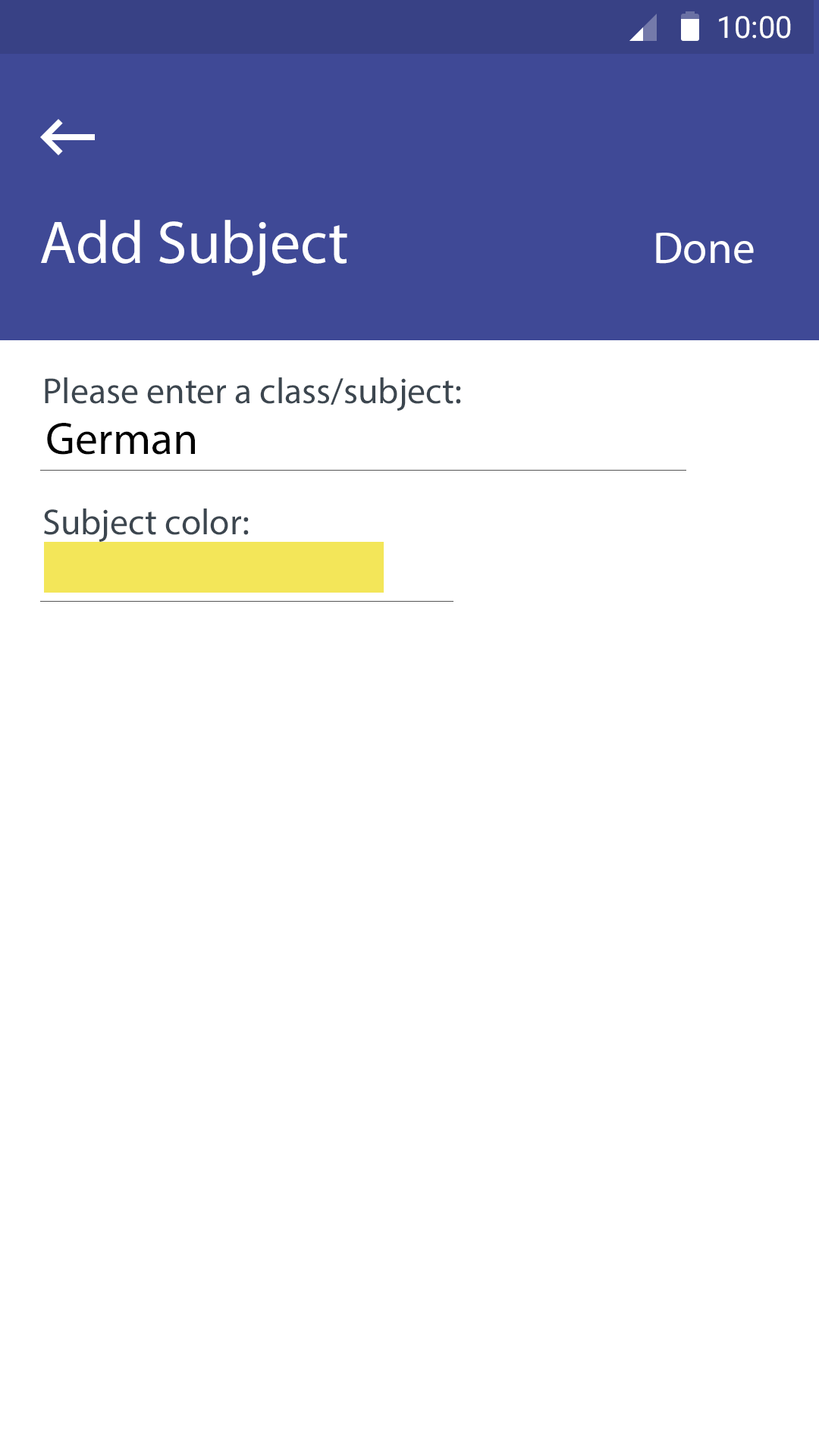
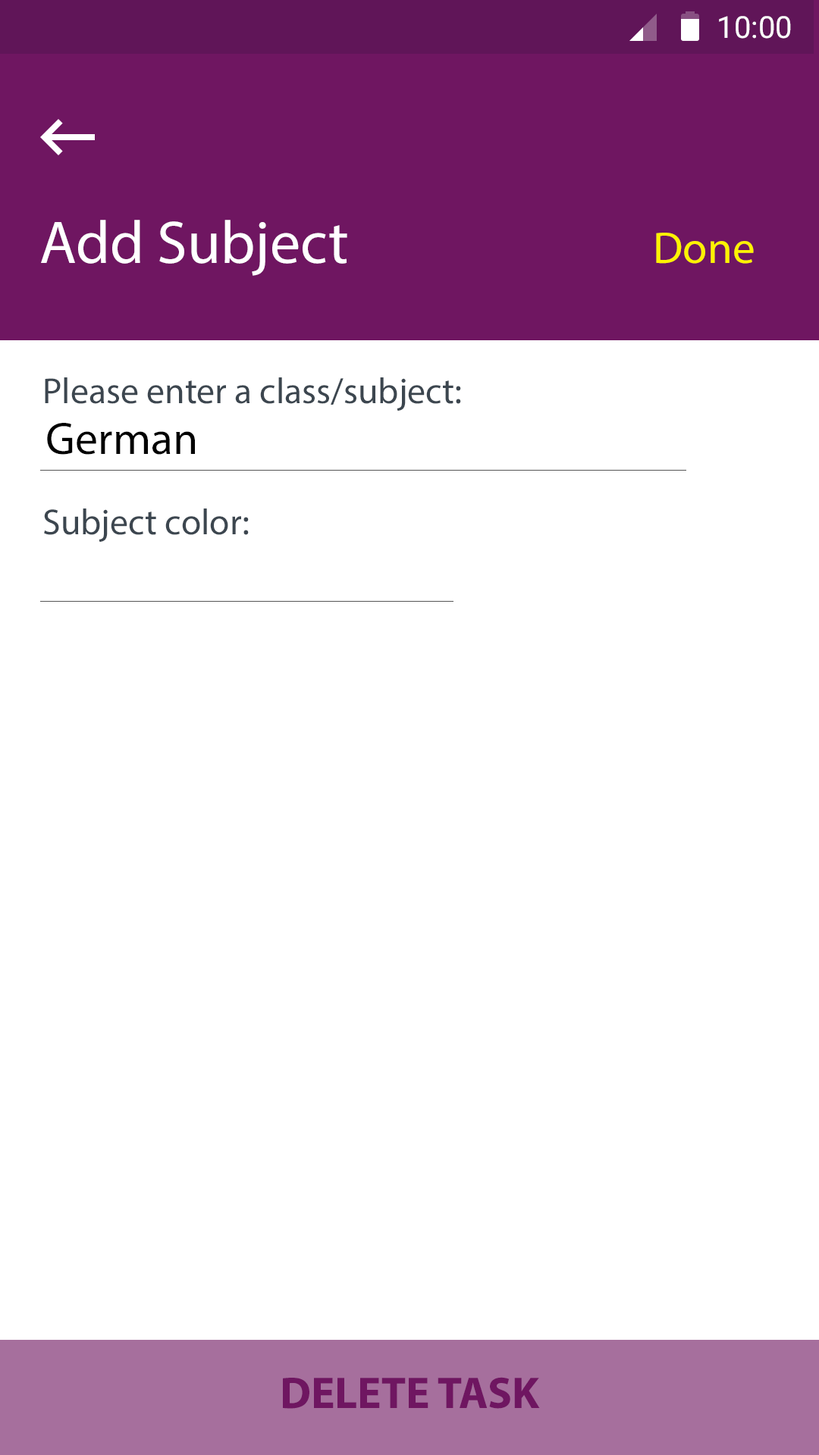
Layered file, before and after one edit (819x1455). Changes by layer:
hid "Layer 4 copy 3" over [43, 541, 384, 593]
added layer "DELETE TASK" in group "design" over [282, 1377, 540, 1410]
painted on "Task Header copy" over [655, 232, 754, 264]
added layer "Rectangle 5" (62%) above "Rectangle 2" over [0, 1340, 819, 1455]
painted on "Rectangle 2" over [0, 0, 819, 341]
